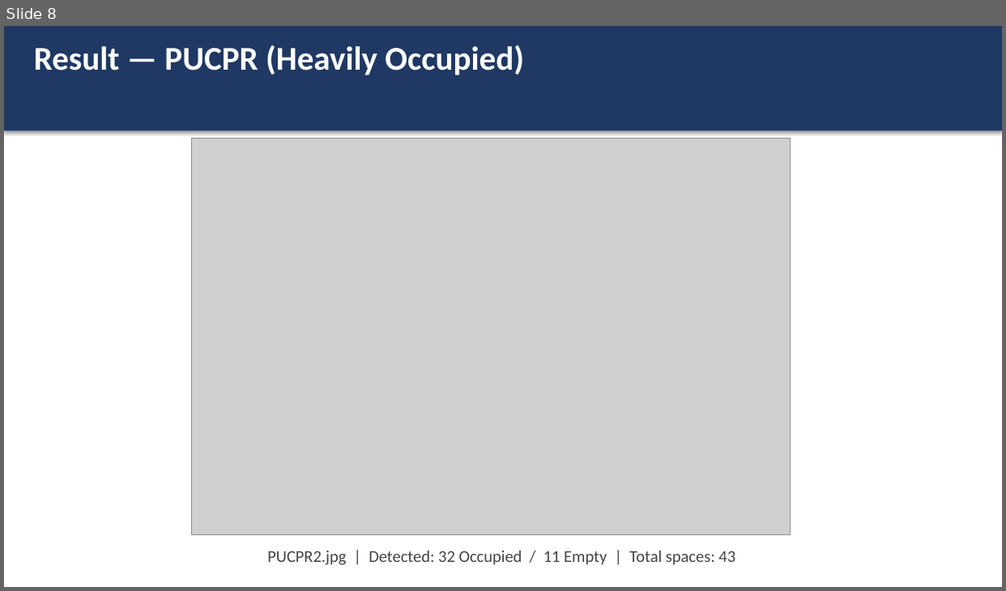
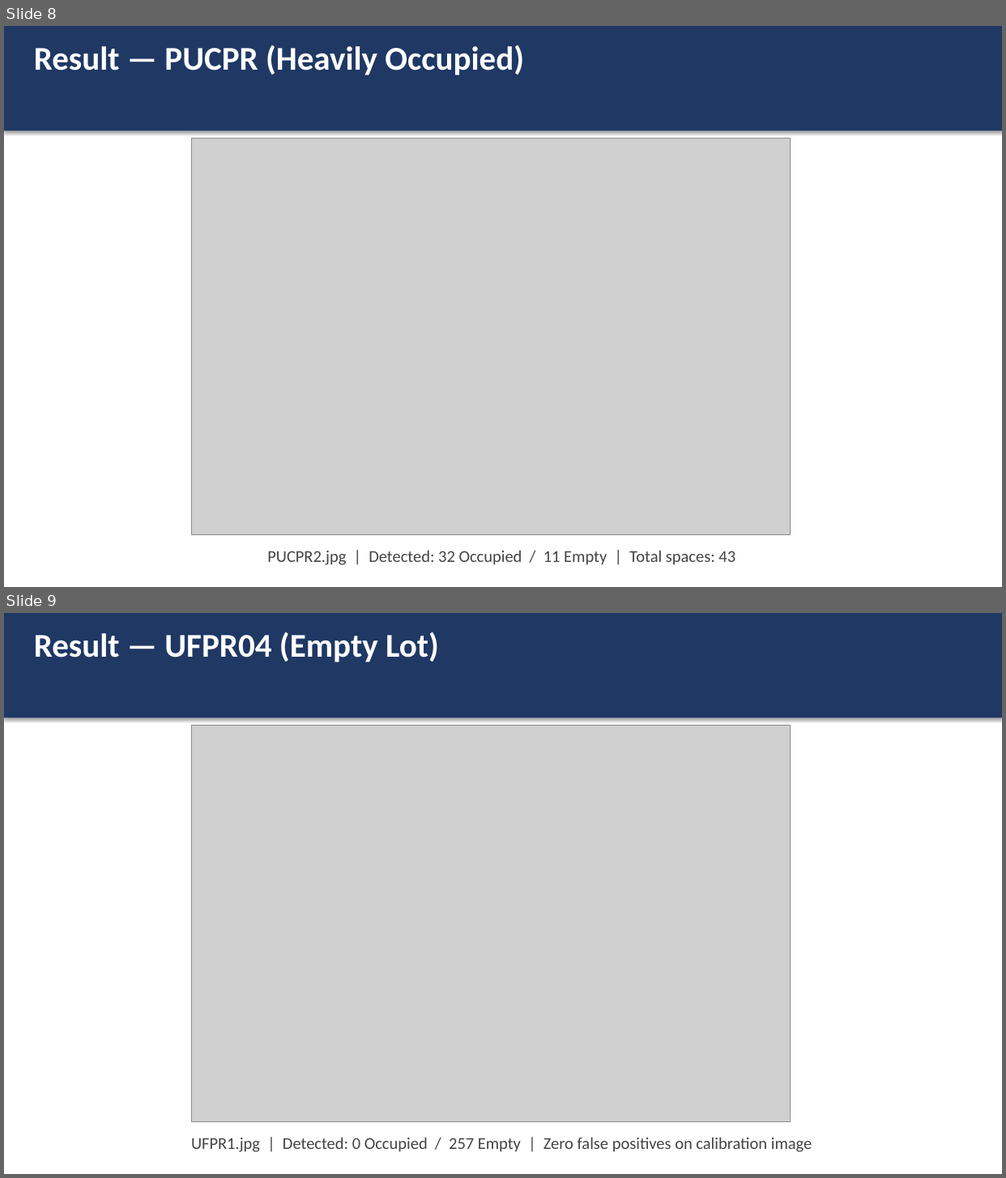
Before and after one commit to realkyle/CVFinalProject, a slide deck: docs/slides.pptx. Shown one above the other, each under a label of ours: slide 8 before the commit, slides 8 and 9 after it. The pictures are 1006x591 and 1006x1178 pixels, drawn with LibreOffice and Linux fonts; fonts in the diff are those of the drawing; grey boxes stand for pictures. Boxes give left, top, right and bottom in pixels: in the first picture for what was removed or moved away, otherwise in the second. Text is boxed around its words. In the diff, an @@ line names an element or a change of style, - is before the commit and + after.

Commit message:
Parking lot occupancy detector — PUCPR and UFPR04 complete

```diff
--- a/docs/slides.pptx
+++ b/docs/slides.pptx
@@ slide 9 added at (4, 613, 1002, 1174), background #FFFFFF @@
@@ rectangle added at (4, 613, 1002, 717), fill #1F3864 @@
@@ text added at (34, 632, 439, 662), 32 pt, text #FFFFFF, bold @@
+Result — UFPR04 (Empty Lot)
@@ picture added at (191, 726, 790, 1122) @@
@@ text added at (191, 1137, 812, 1152), 16 pt, text #444444 @@
+UFPR1.jpg | Detected: 0 Occupied / 257 Empty | Zero false positives on calibration image
```
Also in this commit, not shown: 4 slides changed, 2 other slides added, 11 other files.
